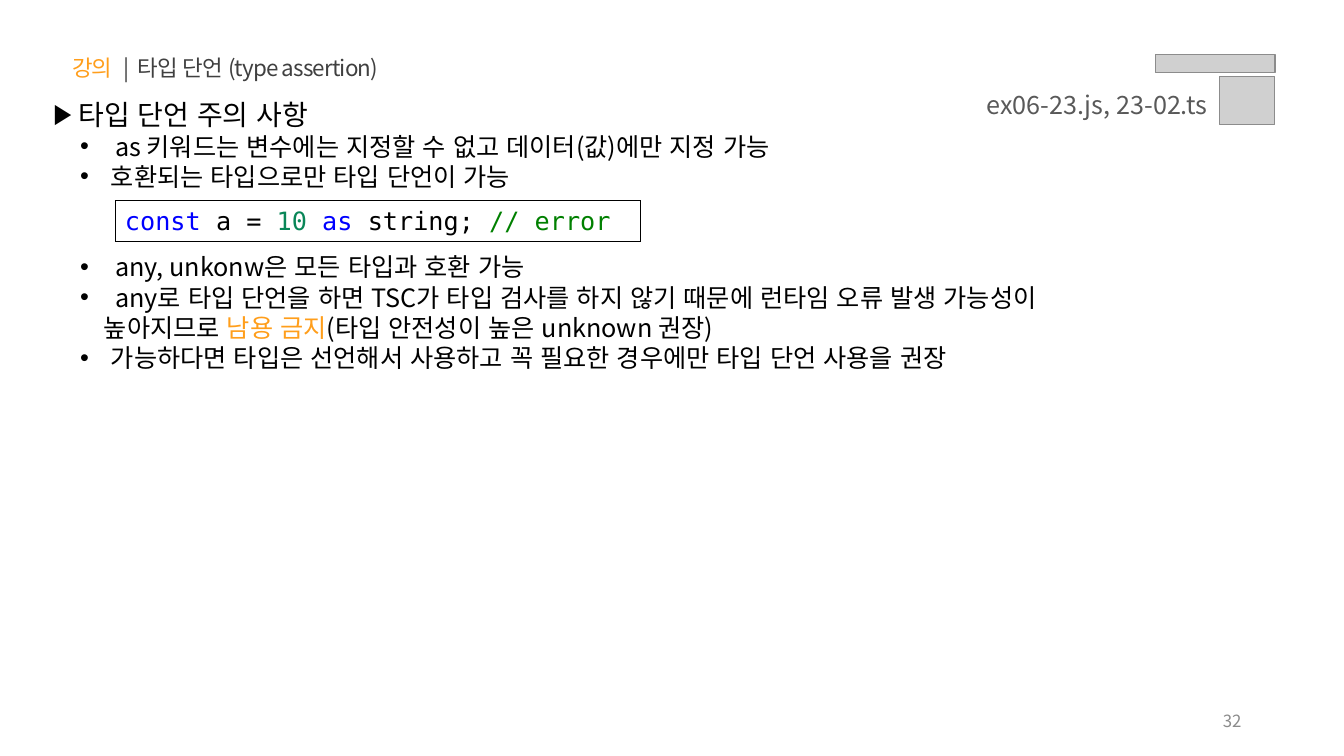
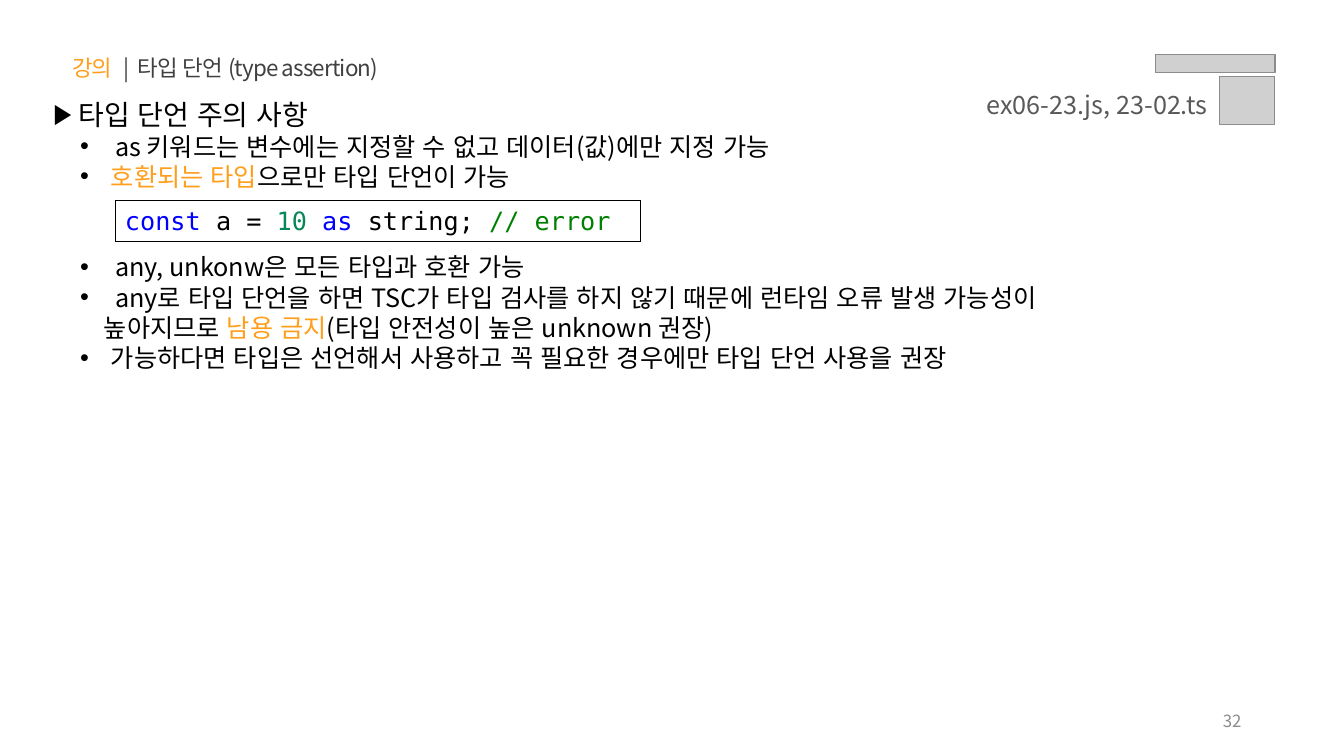
Before and after one commit to yebin-jeong/learn-js, a slide deck: slide 32 of PPT/06.자바스크립트 - 타입스크립트.pptx. Drawn at 1344x756 pixels with LibreOffice and Linux fonts; fonts in the diff are those of the drawing; grey boxes stand for pictures. Boxes give left, top, right and bottom in pixels: in the first picture for what was removed or moved away, otherwise in the second. Text is boxed around its words. In the diff, an @@ line names an element or a change of style, - is before the commit and + after.

```diff
--- a/PPT/06.자바스크립트 - 타입스크립트.pptx
+++ b/PPT/06.자바스크립트 - 타입스크립트.pptx
@@ text at <box>111,165,510,188</box>: text colour #000000 to #FF9E1B in "호환되는 타입으로만" @@
```
Also in this commit, not shown: 1 other slide changed.
